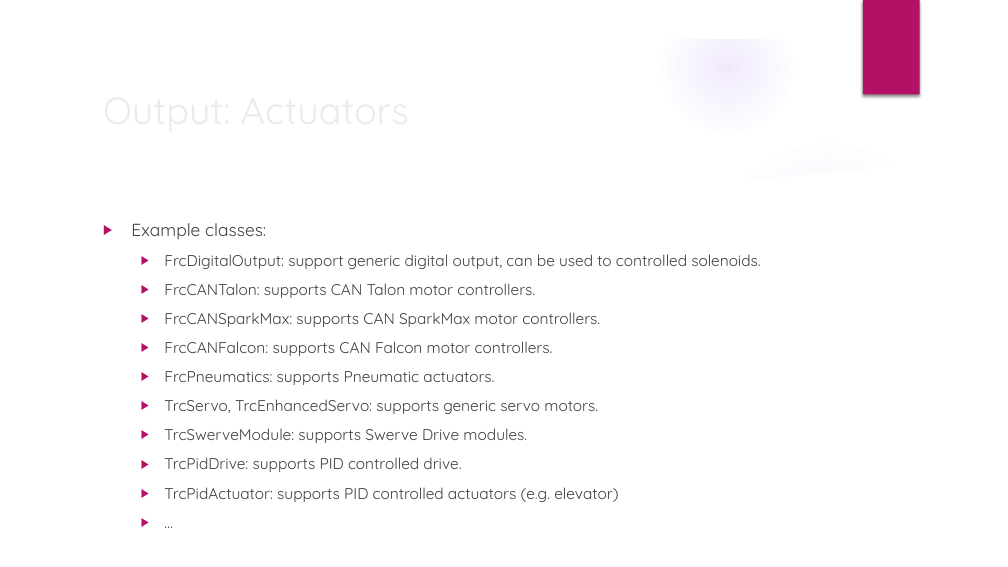
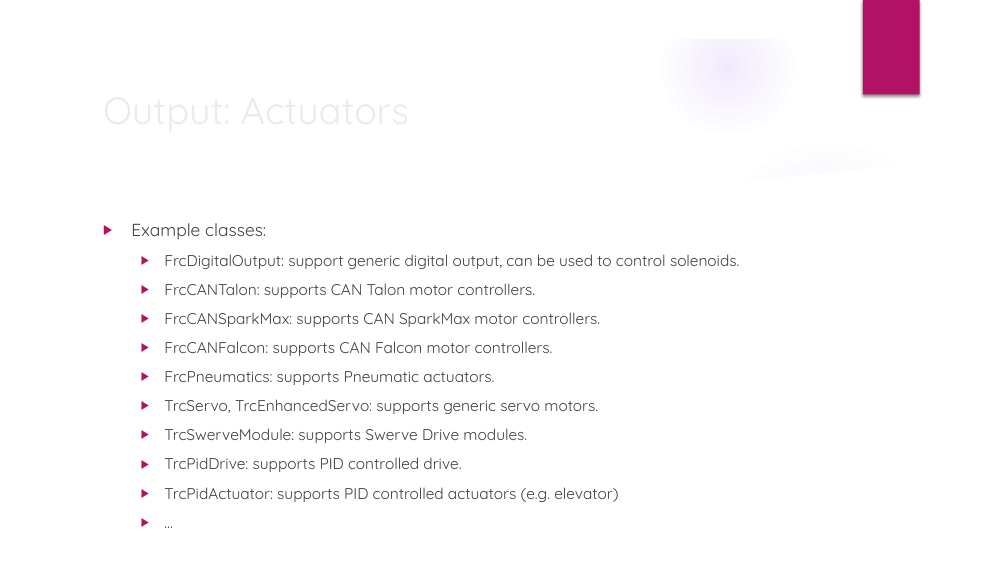
Before and after one commit to trc492/FrcProgrammingClass, a slide deck: slide 7 of Lesson2/AdvancedRoboticsLesson2.pptx. Drawn at 1008x567 pixels with LibreOffice and Linux fonts; fonts in the diff are those of the drawing; background and template pictures are left out. Boxes give left, top, right and bottom in pixels: in the first picture for what was removed or moved away, otherwise in the second. Text is boxed around its words. In the diff, an @@ line names an element or a change of style, - is before the commit and + after.

```diff
--- a/Lesson2/AdvancedRoboticsLesson2.pptx
+++ b/Lesson2/AdvancedRoboticsLesson2.pptx
@@ text at [164,254,739,269]: text changed @@
-  ▶ FrcDigitalOutput: support generic digital output, can be used to controlled solenoids.
+  ▶ FrcDigitalOutput: support generic digital output, can be used to control solenoids.
```
Also in this commit, not shown: 2 other slides changed, 3 other files.
